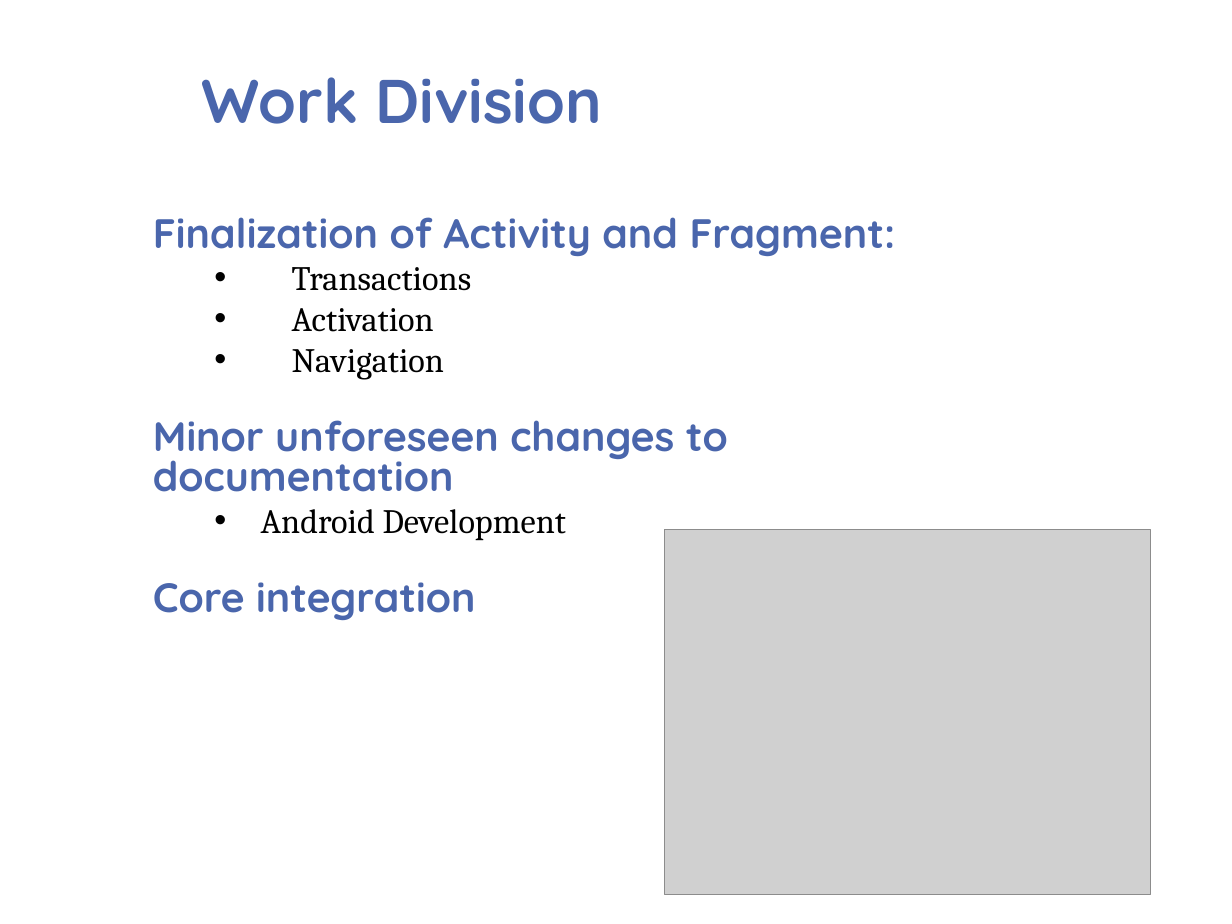
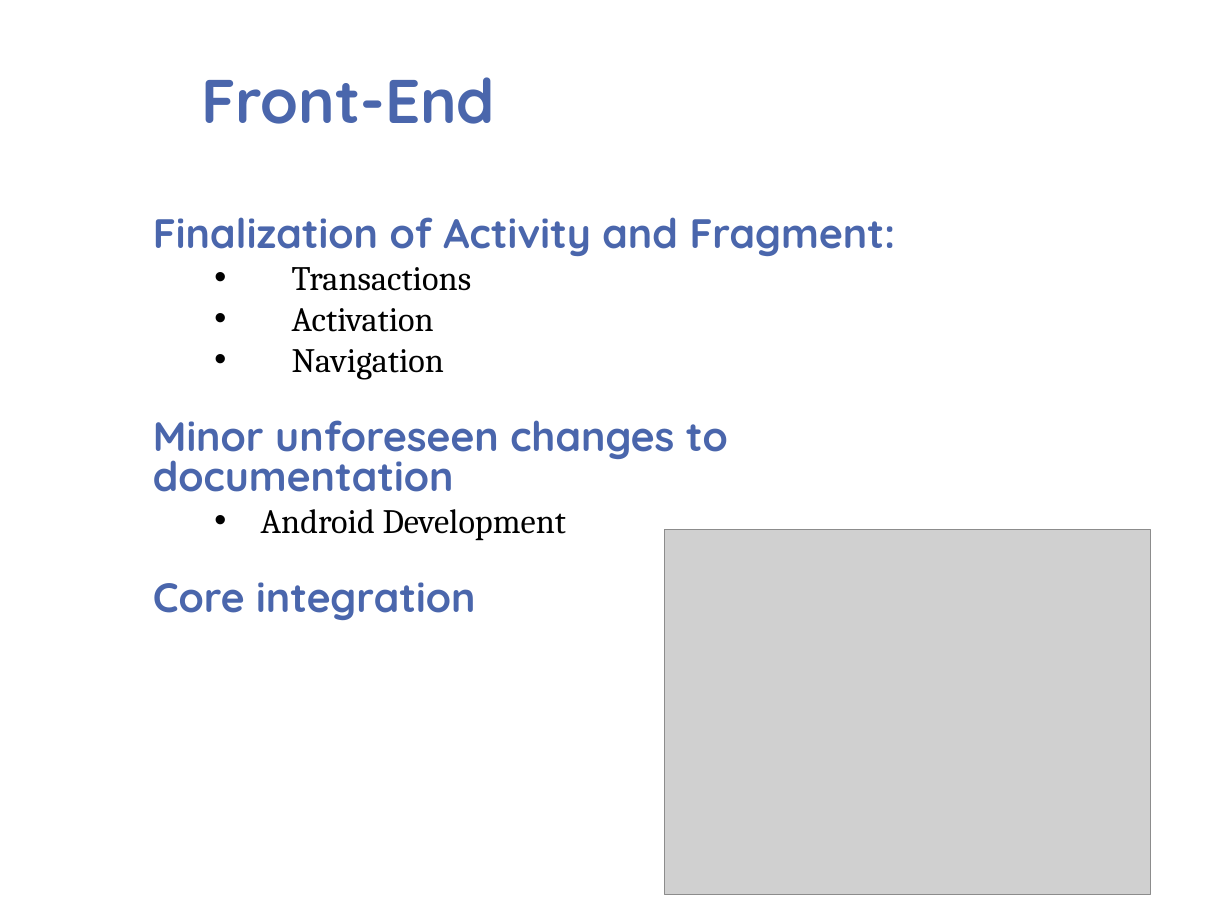
Before and after one commit to psengelke/linphone-android-group-chat, a slide deck: slide 6 of Project Documentation/Demos/Demo 04/Demo 04.pptx. Drawn at 1232x924 pixels with LibreOffice and Linux fonts; fonts in the diff are those of the drawing; grey boxes stand for pictures; background and template pictures are left out. Boxes give left, top, right and bottom in pixels: in the first picture for what was removed or moved away, otherwise in the second. Text is boxed around its words. In the diff, an @@ line names an element or a change of style, - is before the commit and + after.

```diff
--- a/Project Documentation/Demos/Demo 04/Demo 04.pptx
+++ b/Project Documentation/Demos/Demo 04/Demo 04.pptx
@@ title at (201, 77, 495, 124): text changed @@
-Work Division
+Front-End
```
Also in this commit, not shown: 5 other slides changed.
